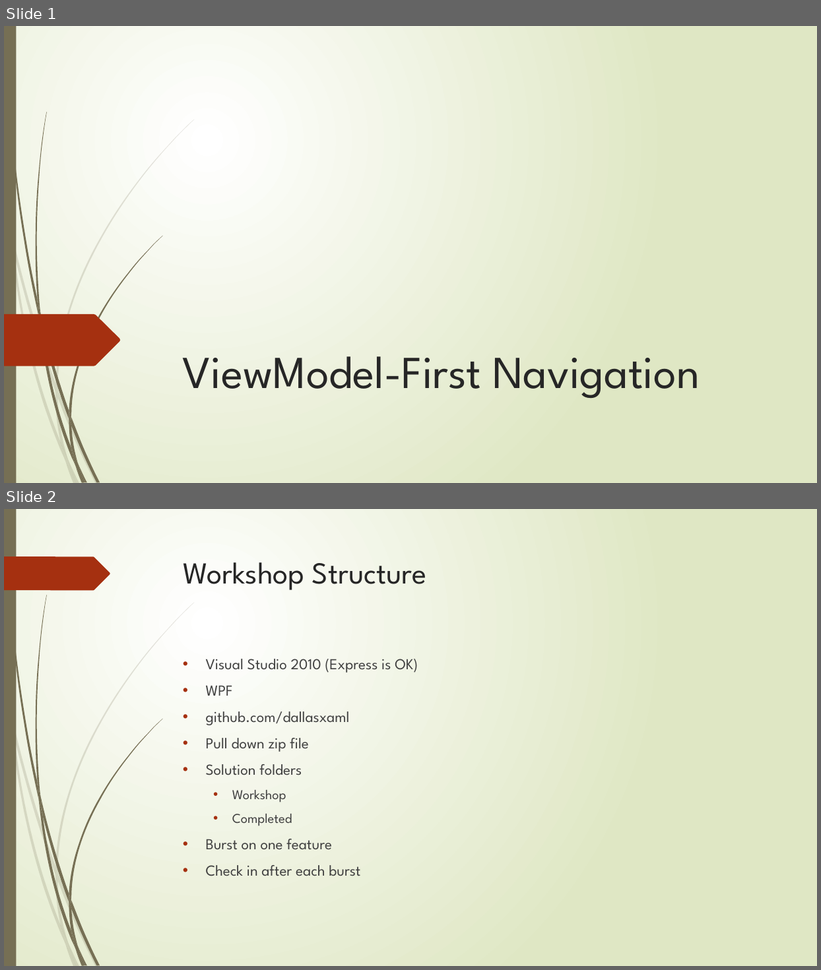
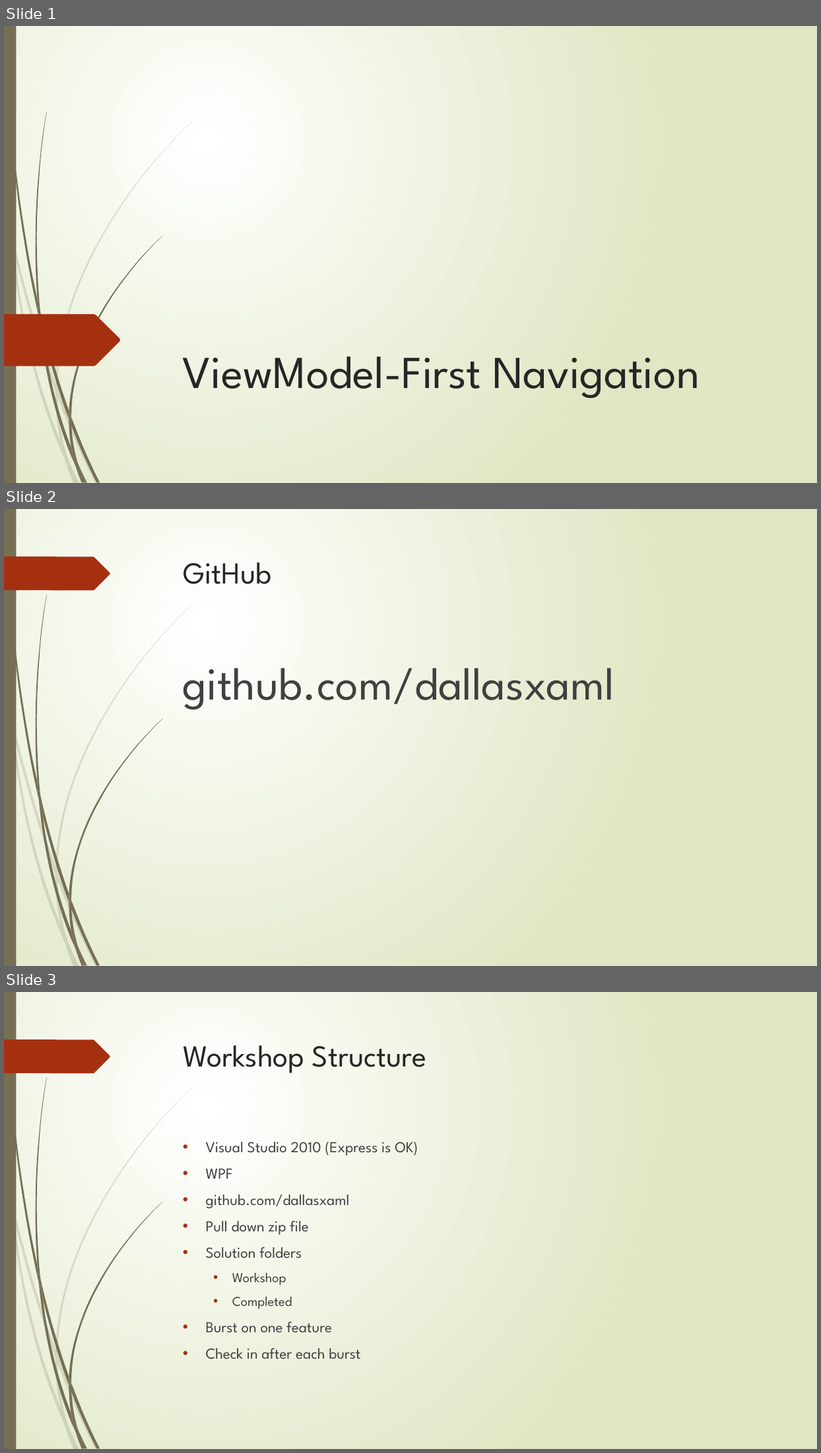
Before and after one commit to stralsi/ViewModelFirst, a slide deck: ViewModel-First Navigation.pptx. Shown one above the other, each under a label of ours: slides 1 and 2 before the commit, slides 1, 2 and 3 after it. The pictures are 821x970 and 821x1453 pixels, drawn with LibreOffice and Linux fonts; fonts in the diff are those of the drawing. Boxes give left, top, right and bottom in pixels: in the first picture for what was removed or moved away, otherwise in the second. Text is boxed around its words. In the diff, an @@ line names an element or a change of style, - is before the commit and + after.

Commit message:
Added GitHub URL slide.

```diff
--- a/ViewModel-First Navigation.pptx
+++ b/ViewModel-First Navigation.pptx
@@ slide 2 added at box(4, 509, 817, 966), background gradient #FFFFFF to #DFE8C4; not listed: 24 template elements that a slide beside it also shows @@
@@ title added at box(183, 562, 272, 584), 36 pt, text #262626 @@
+GitHub
@@ text added at box(183, 668, 614, 710), 54 pt, text #404040 @@
+github.com/dallasxaml
@@ what was slide 2 is now slide 3 @@
```
